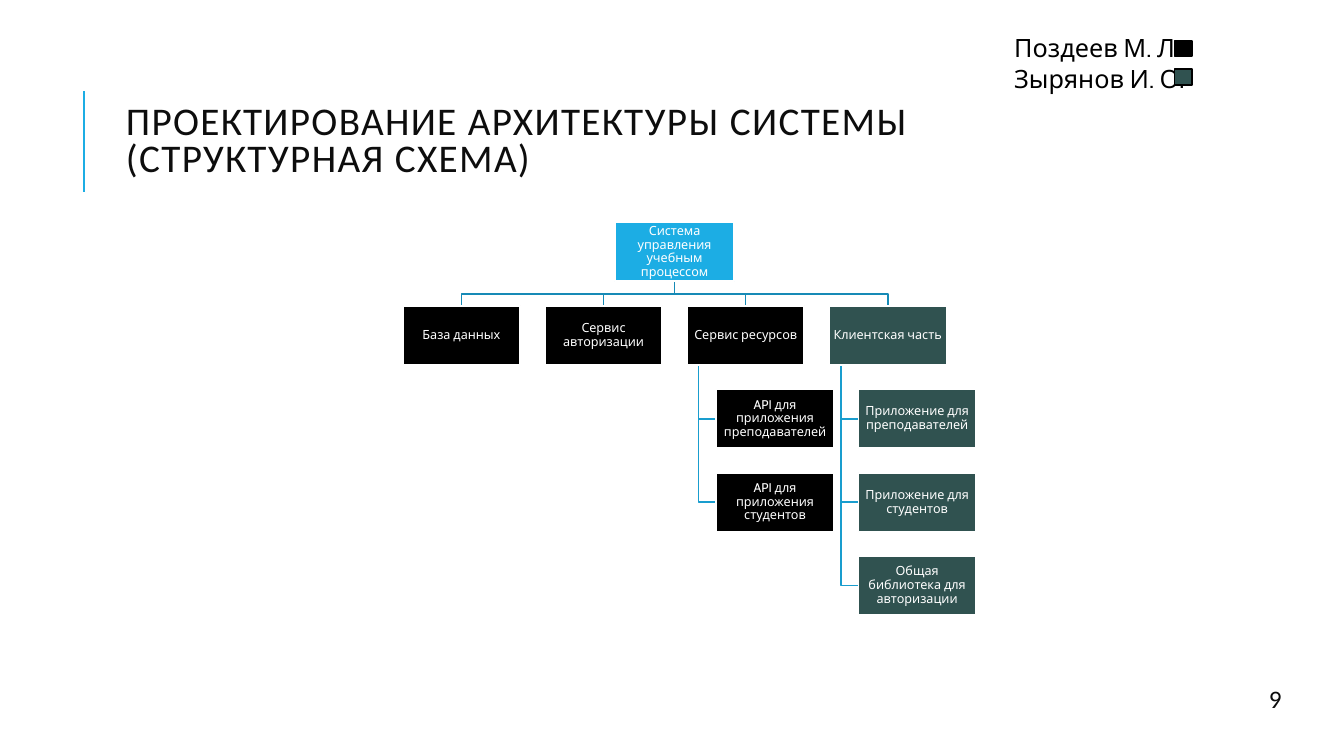
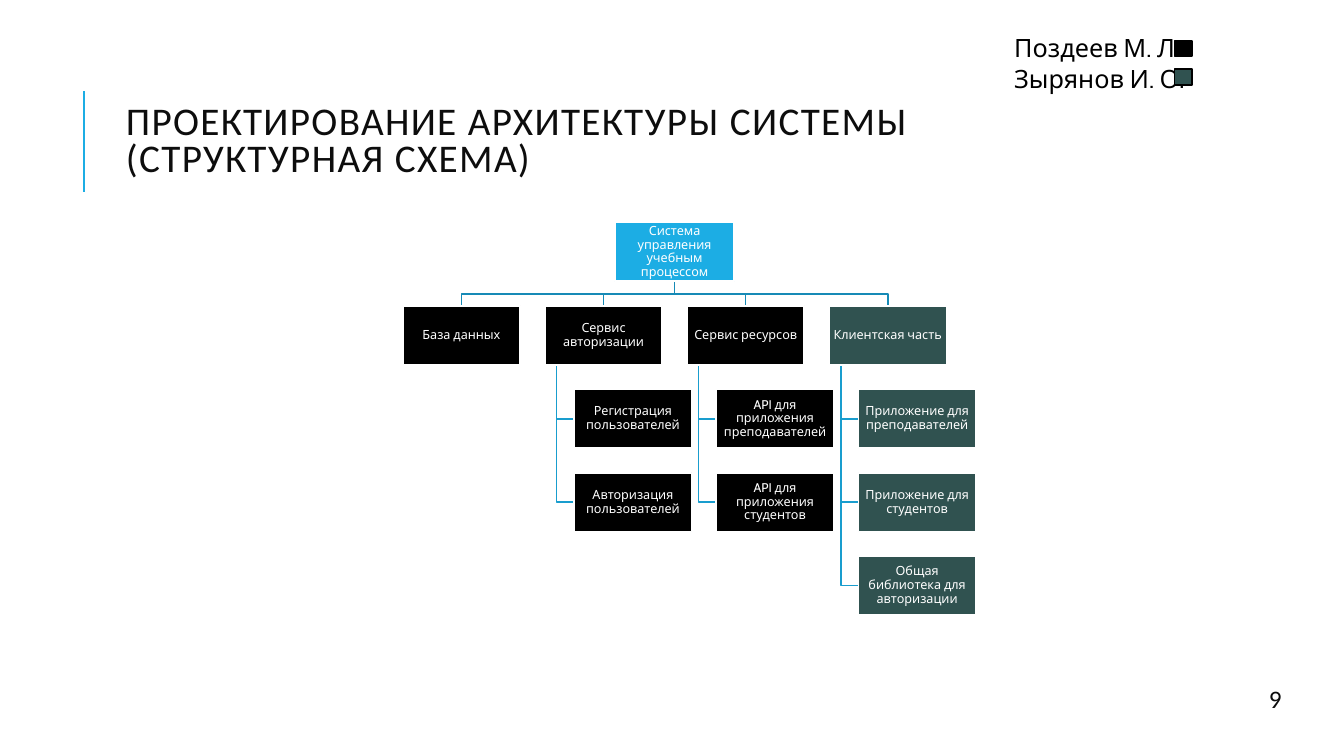
Before and after one commit to mpozdeevf/Diploma, a slide deck: slide 9 of Теория/Поздеев/Презентация ВКР Поздеев.pptx. Drawn at 1344x756 pixels with LibreOffice and Linux fonts; fonts in the diff are those of the drawing. Boxes give left, top, right and bottom in pixels: in the first picture for what was removed or moved away, otherwise in the second. Text is boxed around its words. In the diff, an @@ line names an element or a change of style, - is before the commit and + after.

```diff
--- a/Теория/Поздеев/Презентация ВКР Поздеев.pptx
+++ b/Теория/Поздеев/Презентация ВКР Поздеев.pptx
@@ group added at [557, 365, 693, 531]: 2 freeform shapes, 2 rectangles, 2 texts @@
+Регистрация пользователей
+Авторизация пользователей
```
Also in this commit, not shown: 2 other files.
